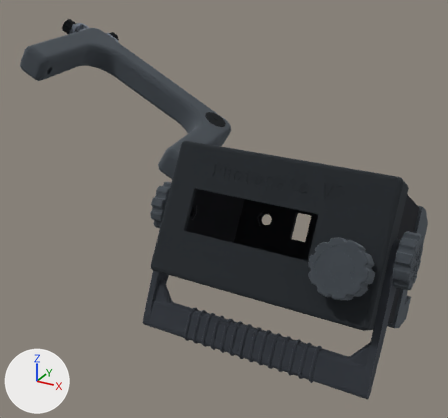
Before and after pictures for a commit that changed the glTF model docs/3dmodels/case.gltf.
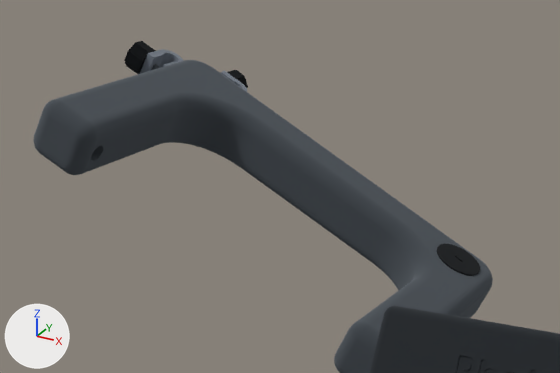
Old and new are each drawn whole from a 50 mm camera at (0.127, -0.364, 0.194) aimed at (-0.057, -0.029, 0.026) and again close up on the part from 1% to 59% of the width and 0% to 41% of the height. Arrows for +X, +Y and +Z are at lower left; the lights stay in place. The first two pictures are the older version. Where no turn or scale is listed for an object, it has been applied to the vertices.

In view in the first close-up: 'IrCap001', 'IrSensor001', 'Painel001', 'SensorHolder002', 'SensorThumbScrew001' and 2 more.
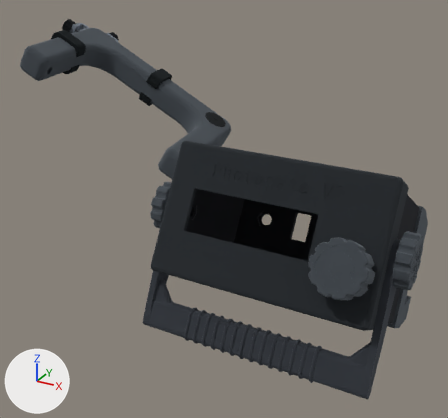
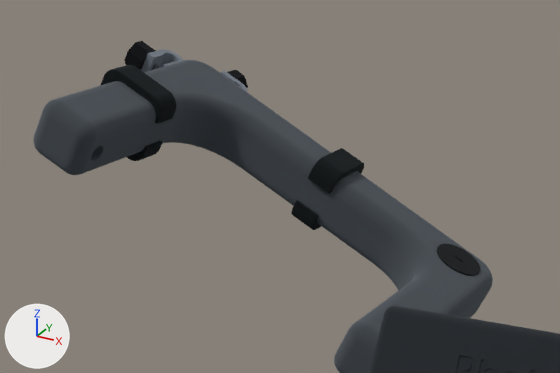
Pixel boxes (x1, y1, x2, y2) of what changed, in the close-ups (560 x 373 px):
'SensorClip001', added: after (100, 65, 176, 161)
'SensorClip002', added: after (291, 148, 364, 230)

The change, as a diff of the scene's bpy script:
```diff
--- a/docs/3dmodels/case.gltf.py
+++ b/docs/3dmodels/case.gltf.py
@@ me_sensorclip_001 @@
+me_sensorclip_001.from_pydata(...)  # 1172 vertices, 2340 faces; spans x -0.0156..0.0075, y -0.015..0.0104, z -0.0111..0.0161
+me_sensorclip_001.materials.append(mat_mat_5)  # dark grey #33383b
@@ me_sensorclip @@
+me_sensorclip.from_pydata(...)  # 1172 vertices, 2340 faces; spans x -0.0133..0.0174, y -0.0115..0.002, z -0.0164..0.0143
+me_sensorclip.materials.append(mat_mat_5)  # dark grey #33383b
@@ ob_sensorclip002 @@
+ob_sensorclip002 = bpy.data.objects.new('SensorClip002', me_sensorclip_001)
+ob_sensorclip002.location = (-0.1507, 0.0391, 0.0825)
@@ ob_sensorclip001 @@
+ob_sensorclip001 = bpy.data.objects.new('SensorClip001', me_sensorclip)
+ob_sensorclip001.location = (-0.2038, -0.0047, 0.116)
```
